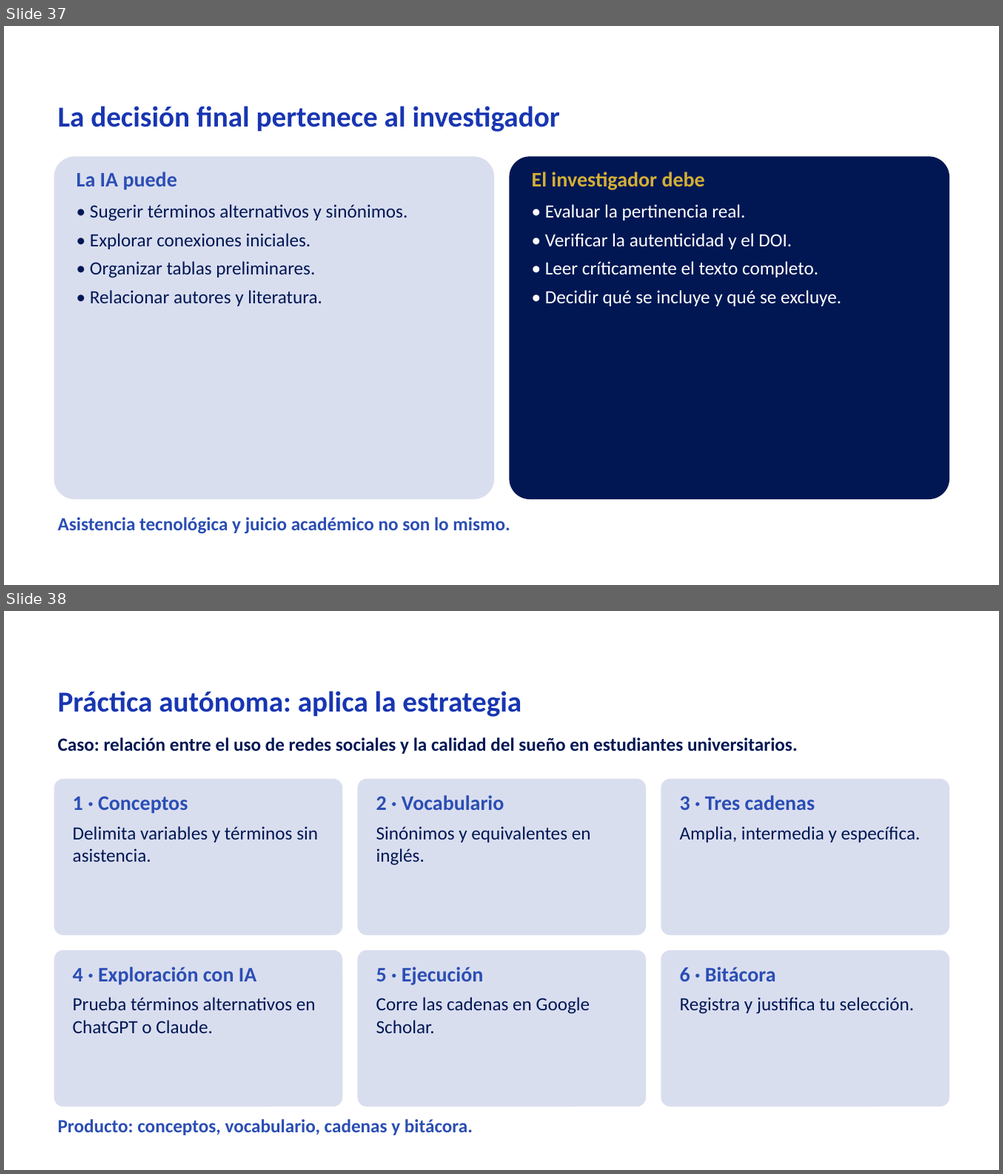
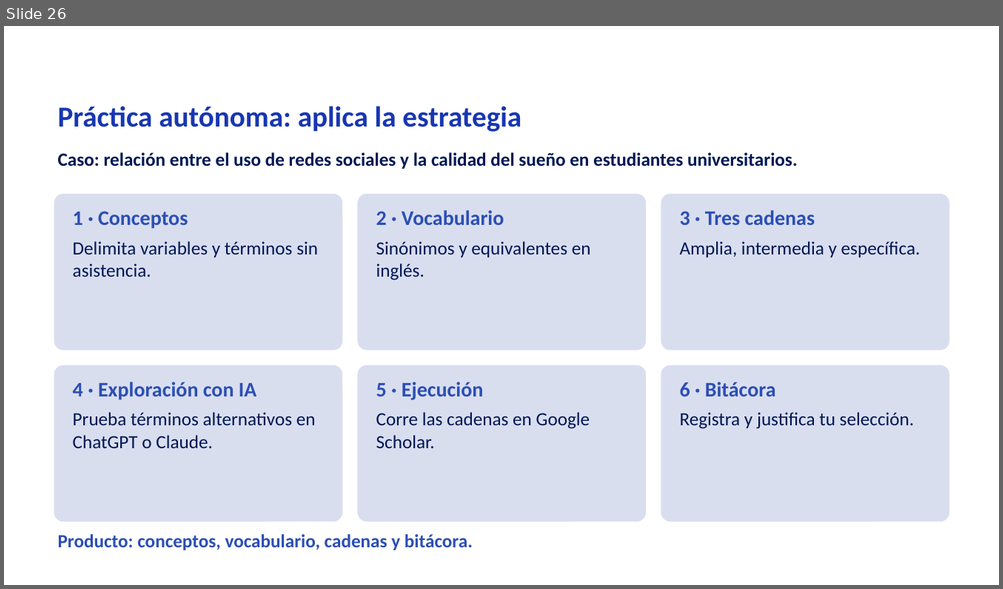
Before and after one commit to Rociosayan/analitica-empresarial-integrada, a slide deck: Sesion_04.pptx. Shown one above the other, each under a label of ours: slides 37 and 38 before the commit, slide 26 after it. The pictures are 1003x1174 and 1003x589 pixels, drawn with LibreOffice and Linux fonts; fonts in the diff are those of the drawing; background and template pictures are left out. Boxes give left, top, right and bottom in pixels: in the first picture for what was removed or moved away, otherwise in the second. Text is boxed around its words. In the diff, an @@ line names an element or a change of style, - is before the commit and + after.

```diff
--- a/Sesion_04.pptx
+++ b/Sesion_04.pptx
@@ slide 37 removed at [4, 26, 999, 585], background picture (left out) @@
@@ text removed at [58, 106, 560, 132] @@
-La decisión final pertenece al investigador
@@ rounded rectangle removed at [54, 156, 494, 500] @@
@@ rounded rectangle removed at [509, 156, 949, 500] @@
@@ text removed at [77, 172, 408, 306] @@
-La IA puede
-• Sugerir términos alternativos y sinónimos.
-• Explorar conexiones iniciales.
-• Organizar tablas preliminares.
-• Relacionar autores y literatura.
@@ text removed at [532, 172, 841, 306] @@
-El investigador debe
-• Evaluar la pertinencia real.
-• Verificar la autenticidad y el DOI.
-• Leer críticamente el texto completo.
-• Decidir qué se incluye y qué se excluye.
@@ text removed at [58, 517, 509, 534] @@
-Asistencia tecnológica y juicio académico no son lo mismo.
@@ what was slide 38 is now slide 26 @@
```
Also in this commit, not shown: 3 slides changed, 11 other slides removed.
